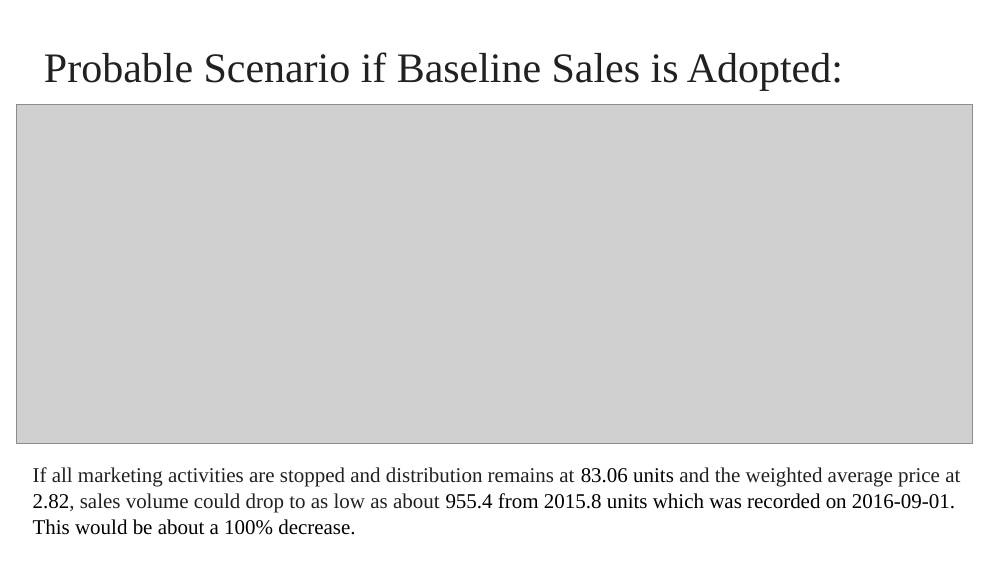
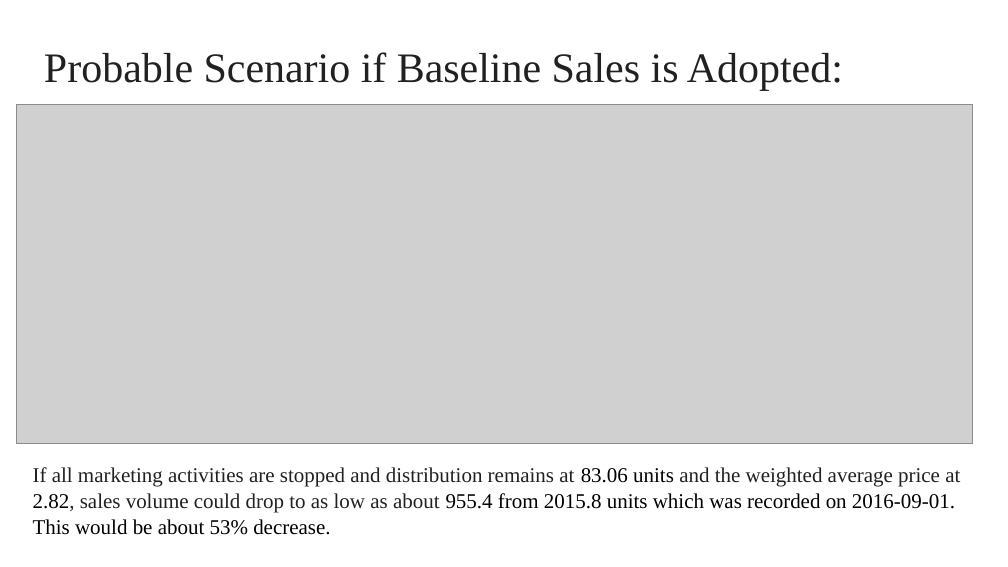
Before and after one commit to Oyelowo/sales-forecasting, a slide deck: slide 5 of Final/Beautful Shampoo_by_OYELOWO_Oyedayo.pptx. Drawn at 1008x567 pixels with LibreOffice and Linux fonts; fonts in the diff are those of the drawing; grey boxes stand for pictures. Boxes give left, top, right and bottom in pixels: in the first picture for what was removed or moved away, otherwise in the second. Text is boxed around its words. In the diff, an @@ line names an element or a change of style, - is before the commit and + after.

Commit message:
sales forecase and modelling

```diff
--- a/Final/Beautful Shampoo_by_OYELOWO_Oyedayo.pptx
+++ b/Final/Beautful Shampoo_by_OYELOWO_Oyedayo.pptx
@@ text at (33, 467, 960, 535): text changed @@
-If all marketing activities are stopped and distribution remains at 83.06 units and the weighted average price at 2.82, sales volume could drop to as low as about 955.4 from 2015.8 units which was recorded on 2016-09-01. This would be about a 100% decrease.
+If all marketing activities are stopped and distribution remains at 83.06 units and the weighted average price at 2.82, sales volume could drop to as low as about 955.4 from 2015.8 units which was recorded on 2016-09-01. This would be about 53% decrease.
```
Also in this commit, not shown: 3 other files.
